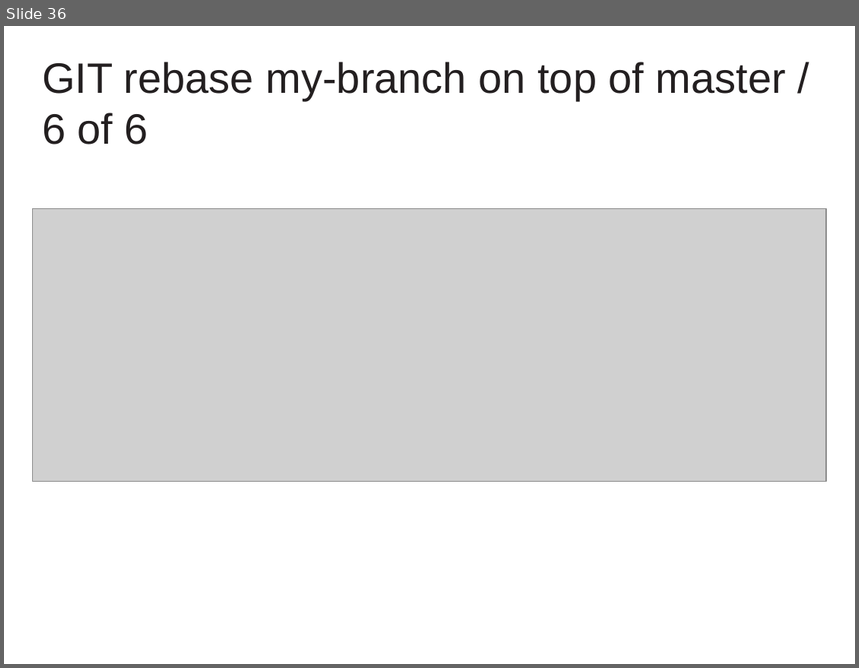
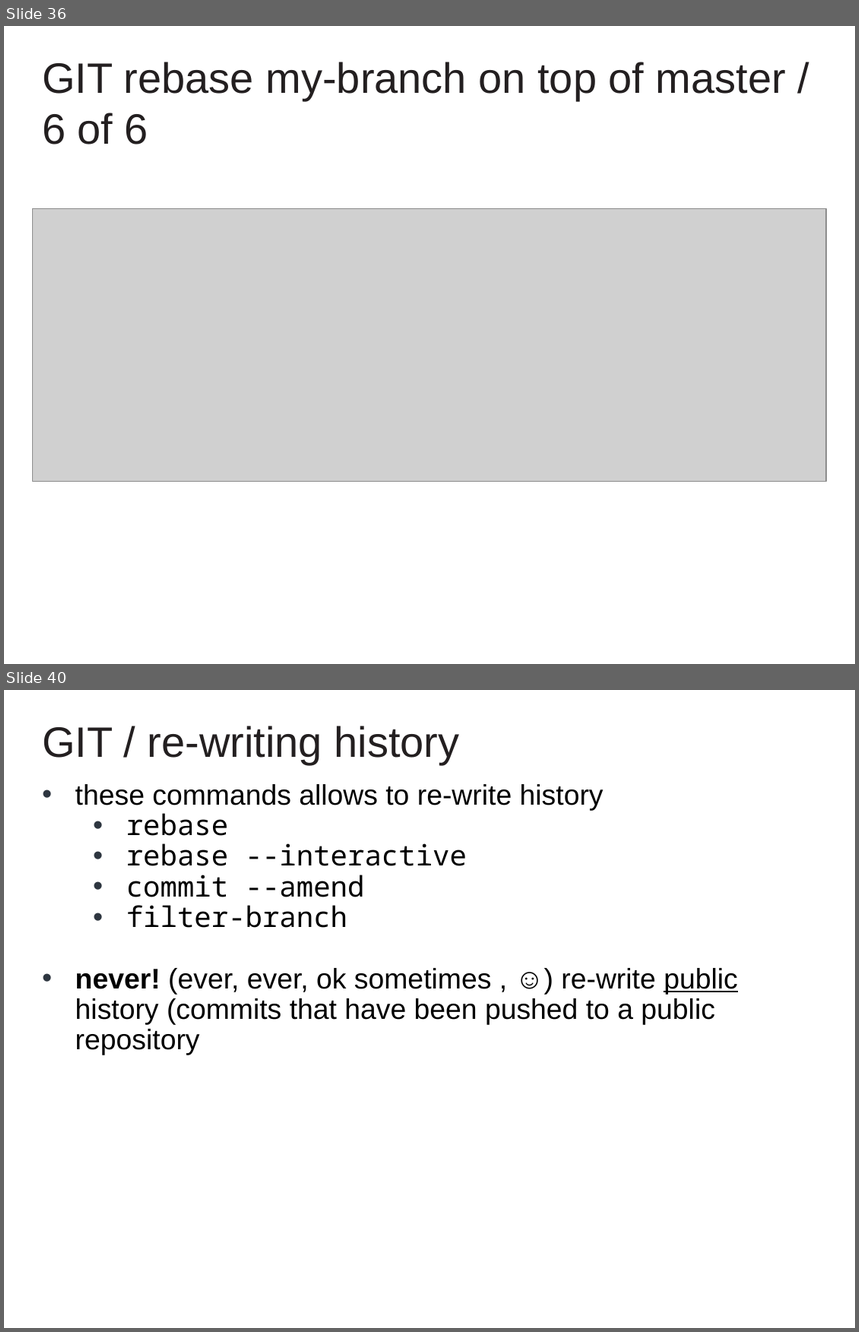
Before and after one commit to cvmocanu/git-presentation, a slide deck: GIT Presentation.pptx. Shown one above the other, each under a label of ours: slide 36 before the commit, slides 36 and 40 after it; the slides between them are not shown. The pictures are 859x668 and 859x1332 pixels, drawn with LibreOffice and Linux fonts; fonts in the diff are those of the drawing; grey boxes stand for pictures; background and template pictures are left out. Boxes give left, top, right and bottom in pixels: in the first picture for what was removed or moved away, otherwise in the second. Text is boxed around its words. In the diff, an @@ line names an element or a change of style, - is before the commit and + after.

Commit message:
add info on rewriting history

```diff
--- a/GIT Presentation.pptx
+++ b/GIT Presentation.pptx
@@ slide 40 added at <box>4,690,855,1328</box>, background #FFFFFF @@
@@ text added at <box>42,726,460,764</box>, 36 pt, text #231F20 @@
+GIT / re-writing history
@@ text added at <box>75,784,738,1056</box>, 24 pt, text #000000 @@
+• these commands allows to re-write history
+• rebase
+• rebase --interactive
+• commit --amend
+• filter-branch
+• never! (ever, ever, ok sometimes , ☺) re-write public history (commits that have been pushed to a public repository
```
Also in this commit, not shown: 1 slide changed, 3 other slides added.
